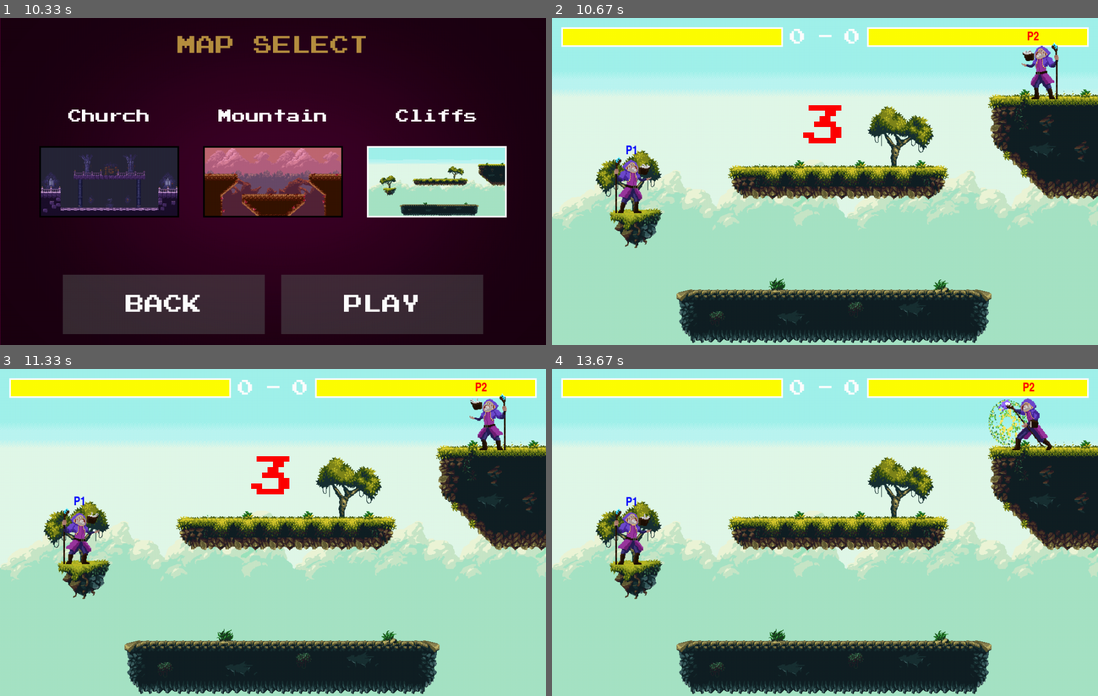
Above: before the commit, frames 1-4 (two rows, left to right).
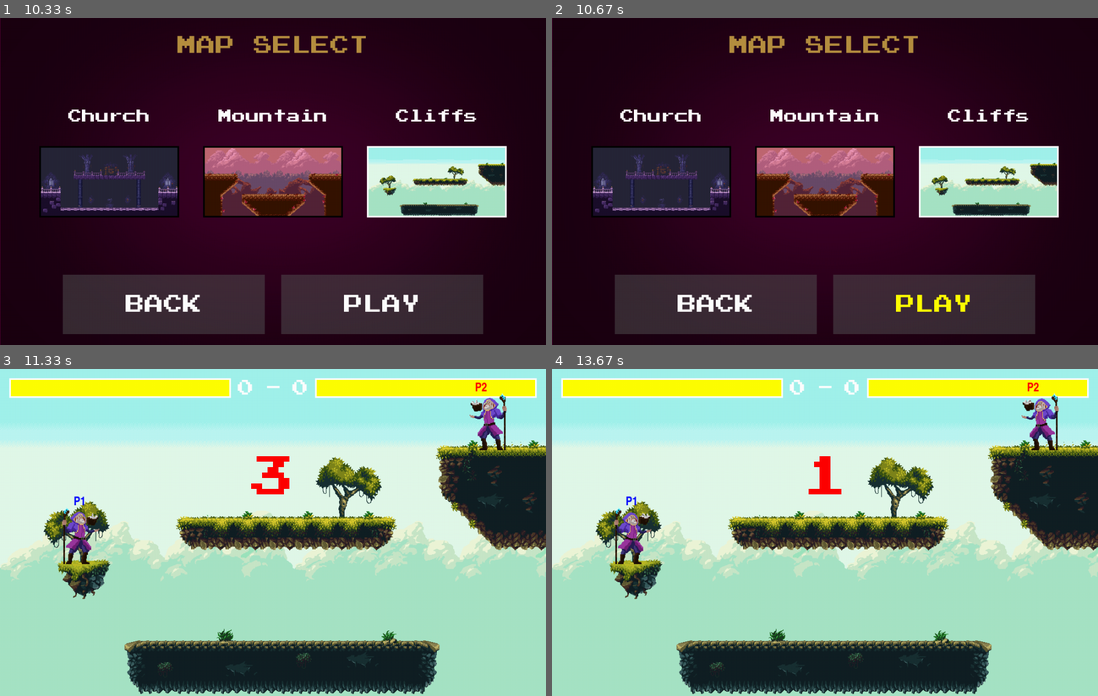
Above: after the commit, the same moments.

Repository: michaelc445/street-fighter-pygame
Game: pygame game, started from game/main.py
The game is run twice, just before and just after one commit, with the same random seed, the same clock (stepped at 60 frames per second) and the same inputs.
Inputs (mouse positions are in pixels of both pictures, inside the frame that each line leads up to):
- Up to frame 1 (10.33 s): click (273, 181) at 0.4 s; click "AUDIO" at 0.72 s; click (180, 256) at 1.05 s; click (349, 207) at 1.38 s; click "100%" at 1.72 s; click (207, 158) at 2.05 s; click "0%" at 2.95 s; click (136, 259) at 3.28 s; click (365, 295) at 3.62 s; click (212, 145) at 3.95 s; click "CONTROLS" at 4.28 s; click "Player 1" at 4.85 s; click (262, 295) at 6.32 s; click (218, 103) at 6.65 s; click (382, 142) at 6.98 s; click "Player 2" at 7.88 s; click (174, 292) at 8.22 s; click (180, 292) at 8.55 s; click (185, 119) at 8.9 s; click (240, 116) at 9.22 s; click "PLAY" at 9.57 s; click (393, 201) at 9.9 s; click (70, 233) at 10.23 s
- Up to frame 2 (10.67 s): click "PLAY" at 10.57 s
- Up to frame 3 (11.33 s): click (382, 653) at 10.88 s; click (382, 653) at 11.22 s
- Up to frame 4 (13.67 s): click (934, 653) at 11.55 s; click (934, 653) at 11.88 s; click (934, 653) at 12.22 s; click (934, 653) at 12.55 s; click (934, 653) at 12.88 s; click (934, 653) at 13.22 s; click (934, 653) at 13.55 s

Frame 1 is identical in both runs. In frame 2, 98% of the frame differs, in the area x 0-100%, y 0-100%; in frame 3, 0.6%; in frame 4, 1.8%.

Commit message:
fixed characters

Diff:
--- a/game/fighter.py
+++ b/game/fighter.py
@@ -98,7 +98,7 @@
         return os.path.join(base_path, relative_path)
 
     def move(self, screen_width, screen_height, surface, target, obstacles):
-        GRAVITY = 1
+        GRAVITY = 1.2
         self.dx = 0
         self.dy = 0
 
@@ -295,9 +295,9 @@
     def grav(self, gravity):
         self.vel_y += gravity
         if self.vel_x > 0:
-            self.vel_x -= 0.5
+            self.vel_x -= .5
         if self.vel_x < 0:
-            self.vel_x += 0.5
+            self.vel_x += .5
         self.dy += self.vel_y
         self.dx += self.vel_x
 
--- a/game/fighter_ai.py
+++ b/game/fighter_ai.py
@@ -79,7 +79,7 @@
 
         self.moves=player_move
     def move(self, screen_width, screen_height, surface, target, obstacles):
-        GRAVITY = 1
+        GRAVITY = 1.2
         self.dx = 0
         self.dy = 0
 
--- a/game/main.py
+++ b/game/main.py
@@ -41,7 +41,7 @@
         # cap frame rate
         self.clock = pygame.time.Clock()
         self.MENU_FPS = 20
-        self.GAME_FPS = 60
+        self.GAME_FPS = 30
         # define colors
         self.YELLOW = (255, 255, 0)
         self.RED = (255, 0, 0)
@@ -576,7 +576,7 @@
                     sys.exit()
             if event.type == pygame.MOUSEBUTTONDOWN:
                 if victory_back.checkForInput(mouse):
-                    leave_menu = True
+                    self.game_state = "main_menu"
                     idk = "back"
                     return idk
                 if victory_rematch.checkForInput(mouse):
@@ -607,7 +607,7 @@
     # controls
     def controls(self):
         leave_menu = False
-        clock = pygame.time.Clock()
+        self.clock = pygame.time.Clock()
 
 
         controls_mouse = pygame.mouse.get_pos()
@@ -818,7 +818,7 @@
     def opt(self):
         menu_scaled = pygame.transform.scale(self.menu_bg, (self.SCREEN_WIDTH, self.SCREEN_HEIGHT))
         leave_menu = False
-        clock = pygame.time.Clock()
+        self.clock = pygame.time.Clock()
 
         opt_mouse = pygame.mouse.get_pos()
 
@@ -860,15 +860,15 @@
                     self.game_state="Audio"
             if leave_menu:
                 break
-            clock.tick(self.MENU_FPS)
-            pygame.display.update()
+            self.clock.tick(self.MENU_FPS)
+
 
 
     # create a function to handle audio levels using buttons for sound effects and music
     def audio(self):
         menu_scaled = pygame.transform.scale(self.menu_bg, (self.SCREEN_WIDTH, self.SCREEN_HEIGHT))
         leave_menu = False
-        clock = pygame.time.Clock()
+        self.clock = pygame.time.Clock()
         audio_mouse = pygame.mouse.get_pos()
         self.screen.blit(menu_scaled, (0, 0))
 
@@ -946,8 +946,8 @@
                     self.sfx_change(4)
             if leave_menu:
                 break
-            clock.tick(self.MENU_FPS)
-            pygame.display.update()
+            self.clock.tick(self.MENU_FPS)
+
 
 
     #new menu for when you click play, it should have a "local multiplayer" and a "singleplayer" button
--- a/game/nomad.py
+++ b/game/nomad.py
@@ -1,6 +1,6 @@
 import pygame
 
-#from game import projectile
+
 from projectile import Projectile
 
 def createNomad(inherit_from, player, x, y, flip, punch_sound, projectile_sound, hit_sound, controls):
@@ -14,7 +14,7 @@
             self.rect = pygame.Rect((x, y, width, height))
 
             #character attributes
-            self.speed = 10
+            self.speed = 14
 
             #load nomad sheet
             self.nomadSheet = pygame.image.load(inherit_from.resource_path("assets/nomad/nomad_spritesheet.png"))
@@ -36,7 +36,7 @@
             self.blockingList = self.loadBlockingImages(self.blockAnimation, self.blockingSteps)
             # attack 2 animation
             self.projectileAnimation = pygame.image.load(inherit_from.resource_path("assets/projectiles/tornado.png"))
-            self.projectileSteps = 7
+            self.projectileSteps = 8
             self.imgWidth = 128
             self.imgHeight = 128
             self.offSetX = 200
@@ -44,6 +44,7 @@
             self.projectileRect = pygame.Rect((self.rect.centerx - (2 * self.rect.width * self.flip), self.rect.y,  2 * self.rect.width, self.rect.height // 2))
             self.projectile_imgs = self.loadProjectileImages(self.projectileAnimation, self.projectileSteps, self.imgWidth, self.imgHeight, self.projectileRect, self.offSetX, self.offSetY)
             self.animationCooldown = 40
+
 
 
 
@@ -56,13 +57,13 @@
                     knockback = 10
                     attacking_rect = pygame.Rect(self.rect.centerx - (2 * self.rect.width * self.flip),
                                                  self.rect.y, 2 * self.rect.width,
-                                                 self.rect.height // 2)
+                                                 self.rect.height)
                     self.attack1_cooldown = 20
 
                     if attacking_rect.colliderect(target.rect) and not target.blocking:
                         target.take_hit(damage, knockback, self.flip)
 
-                    pygame.draw.rect(surface, (0, 255, 0), attacking_rect)
+                    #pygame.draw.rect(surface, (0, 255, 0), attacking_rect)
 
             if self.attack_type == 2:
                 if self.attack2_cooldown == 0:
@@ -73,8 +74,8 @@
                     self.projectiles.append(
                         Projectile(self.rect.centerx - (2 * self.rect.width * self.flip),
                                    self.rect.y,
-                                   2 * self.rect.width,
-                                   self.rect.height // 2,
+                                   self.rect.width,
+                                   self.rect.height,
                                    damage,
                                    knockback,
                                    self, 10 - (20 * self.flip),
--- a/game/warrior.py
+++ b/game/warrior.py
@@ -12,7 +12,7 @@
             self.rect = pygame.Rect((x, y, width, height))
 
             #character attributes
-            self.speed = 8
+            self.speed = 14
 
             #load warrior sheet
             self.warriorSheet = pygame.image.load(inherit_from.resource_path("assets/warrior/warrior_spritesheet.png"))
@@ -49,7 +49,7 @@
                         target.take_hit(damage, knockback, self.flip)
                         #target.hit = True
 
-                    pygame.draw.rect(surface, (0, 255, 0), attacking_rect)
+                    #pygame.draw.rect(surface, (0, 255, 0), attacking_rect)
 
             if self.attack_type == 2:
                 if self.attack2_cooldown == 0:
@@ -65,6 +65,6 @@
                         target.take_hit(damage, knockback, self.flip)
                         #target.hit = True
 
-                    pygame.draw.rect(surface, (0, 255, 0), attacking_rect)
+                    #pygame.draw.rect(surface, (0, 255, 0), attacking_rect)
 
     return Warrior(player, x, y, flip, punch_sound, projectile_sound, hit_sound,controls)
--- a/game/wizard.py
+++ b/game/wizard.py
@@ -10,7 +10,7 @@
             width = 60
             self.rect = pygame.Rect((x, y, width, height))
             #character attributes
-            self.speed = 8
+            self.speed = 14
             #load wizard sheet
             self.wizardSheet = pygame.image.load(inherit_from.resource_path("assets/wizard/wizard_spritesheet.png"))
             #self.spriteSheet = self.wizardSheet
@@ -32,7 +32,7 @@
 
             # attack 1 animation
             self.projectileAnimation1 = pygame.image.load(inherit_from.resource_path("assets/projectiles/pulseSpritesheet.png"))
-            self.projectileSteps1 = 3
+            self.projectileSteps1 = 4
             self.imgWidth1 = 63
             self.imgHeight1 = 32
             self.offSetX1 = 0
@@ -42,7 +42,7 @@
             self.animationCooldown1 = 100
             # attack 2 animation
             self.projectileAnimation2 = pygame.image.load(inherit_from.resource_path("assets/projectiles/17_felspell_spritesheet.png"))
-            self.projectileSteps2 = 7
+            self.projectileSteps2 = 8
             self.imgWidth2 = 100
             self.imgHeight2 = 100
             self.offSetX2 = 0
@@ -73,7 +73,7 @@
                     knockback = 10
                     self.projectile_sound.play()
                     self.projectiles.append(
-                        Projectile(self.rect.centerx - (2 * self.rect.width * self.flip), self.rect.y, 2 * self.rect.width,
+                        Projectile(self.rect.centerx - (2 * self.rect.width * self.flip), self.rect.y,  self.rect.width,
                                 self.rect.height, damage, knockback, self, 5 - (10 * self.flip), self.projectile_imgs2, self.animationCooldown2, self.projectileSteps2))
                     self.attack2_cooldown = 150
 
